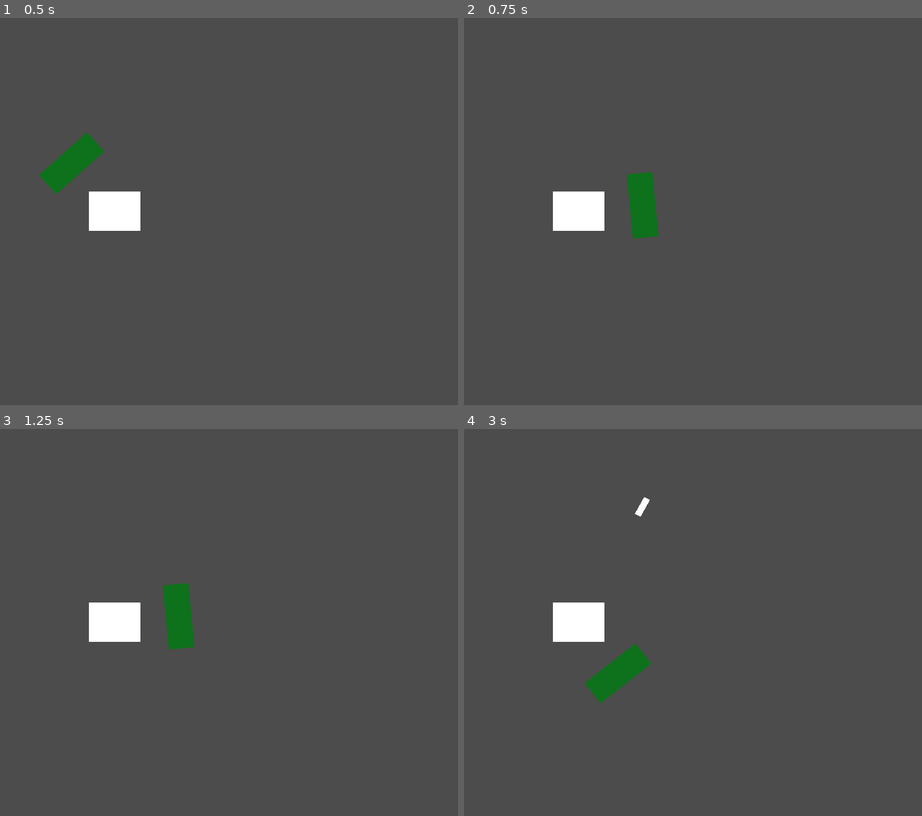
Above: before the commit, frames 1-4 (two rows, left to right).
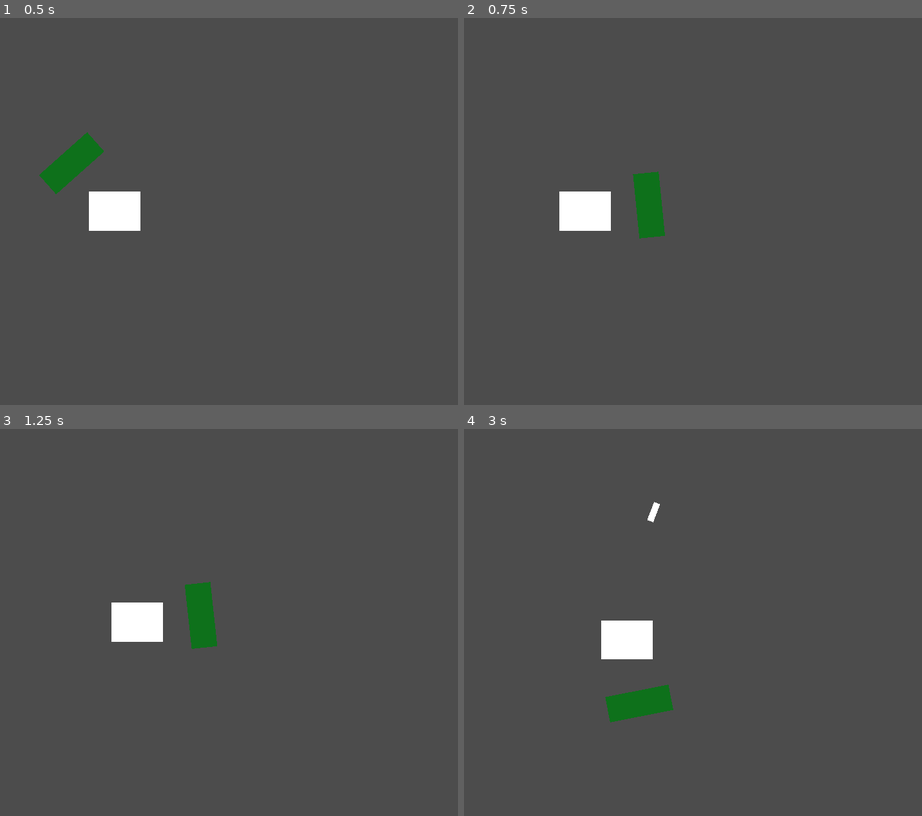
Above: after the commit, the same moments.

Repository: honoriocassiano/the-silent-protector-simulator
Game: Godot game, scene res://Main.tscn
Two runs of this game, one before a commit and one after it. Both use one fixed random seed, a clock stepped at 60 frames per second and the inputs below.
Inputs (mouse positions are in pixels of both pictures, inside the frame that each line leads up to):
- Up to frame 1 (0.5 s): no input
- Up to frame 2 (0.75 s): tap Enter at 0.5 s; move the mouse to (775, 192) at 0.52 s; hold Right (move_right) from 0.53 s (still down)
- Up to frame 3 (1.25 s): keep holding Right (move_right)
- Up to frame 4 (3 s): move the mouse to (560, 641) at 1.27 s; release Right (move_right) at 1.28 s; hold Down (move_down) 1.28-2.03 s; move the mouse to (715, 537) at 2.02 s; hold Right (move_right) 2.03-2.78 s; move the mouse to (638, 699) at 2.77 s; hold Up (move_up) from 2.78 s (still down)

Frame 1 is identical in both runs. In frame 2, 0.8% of the frame differs, in the area x 19-44%, y 39-57%; in frame 3, 2.6%; in frame 4, 4.1%, in the area x 19-46%, y 17-76%.

Commit message:
Implement bed moviment with arrow keys

Diff:
--- a/Bed.gd
+++ b/Bed.gd
@@ -18,8 +18,29 @@
 
 # Called every frame. 'delta' is the elapsed time since the previous frame.
 func _process(delta):
+	var velocity = Vector2()  # The player's movement vector.
 
-#	The bed won't moves to the right, the screen that moves to the left
-#	position.x += speed * delta
+	if Input.is_action_pressed("ui_right"):
+		velocity.x += 1
+	if Input.is_action_pressed("ui_left"):
+		velocity.x -= 1
+	if Input.is_action_pressed("ui_down"):
+		velocity.y += 1
+	if Input.is_action_pressed("ui_up"):
+		velocity.y -= 1
 
-	pass
+	if velocity.length() > 0:
+		velocity = velocity.normalized() * speed
+		# $AnimatedSprite.play()
+	# else:
+		# $AnimatedSprite.stop()
+
+	# perform the actual movement...
+	position += velocity * delta
+
+	# ... as much as the bed and soldier remain on the screen
+	var soldier_distance = get_parent().soldier_distance_from_bed
+	position.x = clamp(position.x, 0 + soldier_distance,
+					   screen_size.x - soldier_distance)
+	position.y = clamp(position.y, 0 + soldier_distance,
+					   screen_size.y - soldier_distance)
--- a/project.godot
+++ b/project.godot
@@ -28,6 +28,10 @@
 [display]
 
 window/size/width=800
+
+[gdnative]
+
+singletons=[  ]
 
 [input]
 
